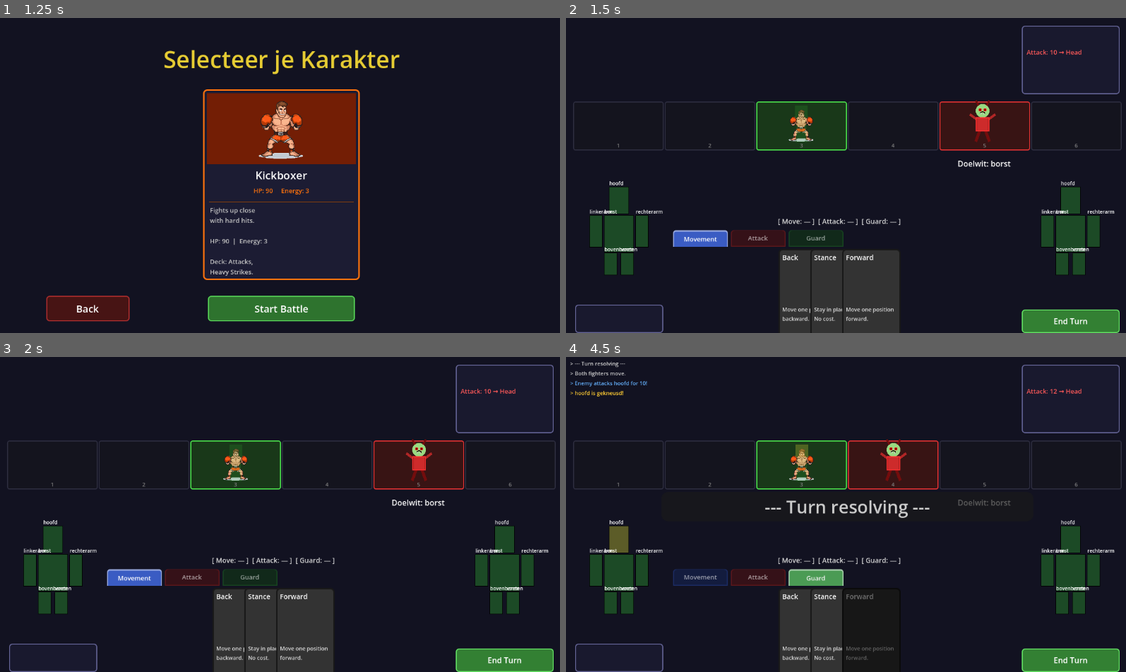
Above: before the commit, frames 1-4 (two rows, left to right).
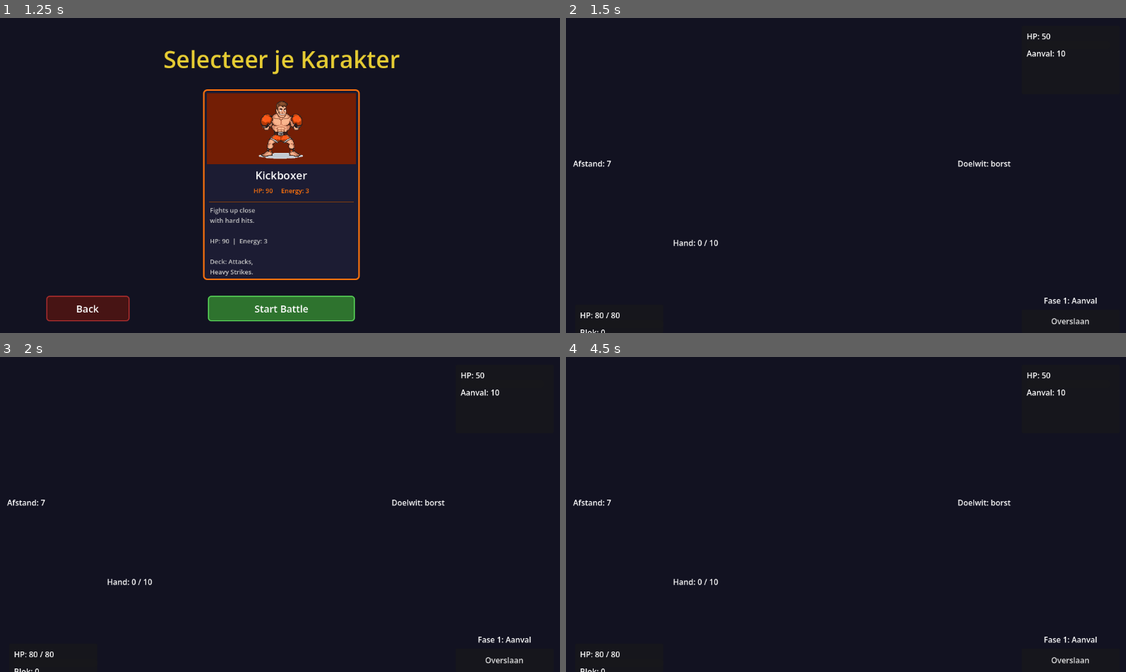
Above: after the commit, the same moments.

Repository: CreinR/SillMemeFightGame
Game: Godot game, scene res://scenes/main_menu.tscn
Same seed, same stepped clock (60 frames per second), same inputs: the game is played once before the commit and once after it.
Inputs (mouse positions are in pixels of both pictures, inside the frame that each line leads up to):
- Up to frame 1 (1.25 s): click "Spelen" at 0.5 s
- Up to frame 2 (1.5 s): click "Start Battle" at 1.25 s
- Up to frame 3 (2 s): no input
- Up to frame 4 (4.5 s): click "End Turn" (after the commit: "Overslaan") at 2 s; click (700, 577) at 2.75 s, where only the run before the commit has a clickable "Movement"; click (756, 577) at 3.5 s, where only the run before the commit has a clickable "Attack"; click (818, 577) at 4.25 s, where only the run before the commit has a clickable "Guard"

Frame 1 is identical in both runs. In frame 2, 18% of the frame differs, in the area x 1-100%, y 2-100%; in frame 3, 18%; in frame 4, 17%.
Error after the commit: Parse Error: Cannot infer the type of "power" variable because the value doesn't have a set type. (res://scripts/battle.gd:635)

Commit message:
Add per-body-part stat system (Durability, Toughness, Power, Speed)
- scripts/character_stats.gd: new Resource holding per-part stats for
  Kickboxer and the default enemy. Scale 0.5–1.5, default 1.0.
  Accessors: get_durability/toughness/power/speed, has_power/speed.

- scripts/body_part.gd: add toughness field; roll_sub_parts() now applies
  base_chance × status_mult × (1 / toughness)

- scripts/player.gd + enemy.gd: add stats var and apply_stats(cs) method
  that scales each part's HP by durability and sets the toughness field.
  BASE_HP constants defined inline. enemy._plan_attack() multiplies
  intent_damage by the attacking limb's power stat.

- scripts/battle.gd: call player.apply_stats(kickboxer()) and
  enemy.apply_stats(enemy_default()) in _ready() before any body-part
  access. _apply_player_limb_penalty() now applies limb Power stat
  (final_dmg = base × status_mult × power). Added _shk_speed_miss()
  helper (base 20% miss / speed) called for Spinning Heel Kick before
  the hit resolves. body_highlight and player_body_highlight setup
  calls now forward the CharacterStats reference.

- scripts/body_highlight.gd + player_body_highlight.gd: setup() accepts
  optional CharacterStats param; passes it to tooltip.queue_show().

- scripts/body_tooltip.gd: queue_show() accepts optional CharacterStats;
  _build() calls _build_stat_bars() (always, including early-return paths).
  _add_stat_row() renders a 5-block ■/□ bar per stat with green/red/gray
  color coding. Added bovenbenen/voeten to PART_DISPLAY. MIN_W bumped
  to 230 to fit stat rows.

- CHARACTERS.md: add Kickboxer and Enemy stat profile tables with computed
  HP and flavor notes.
- COMBAT.md: add Character Stat System section documenting all four stats,
  formulas, application points, and tooltip bar encoding.

https://claude.ai/code/session_01LtFtAHoS1YnuChgf1ogn7h

Diff:
--- a/scripts/battle.gd
+++ b/scripts/battle.gd
@@ -50,12 +50,15 @@
 	$CanvasLayer/BattleUI.add_child(tooltip)
 	tooltip.move_to_front()
 
+	player.apply_stats(CharacterStats.kickboxer())
+	enemy.apply_stats(CharacterStats.enemy_default())
+
 	setup_starter_deck()
 	ui.setup(self)
-	body_highlight.setup(enemy, tooltip)
+	body_highlight.setup(enemy, tooltip, enemy.stats)
 	body_selector.setup(body_highlight)
 	body_selector.part_selected.connect(_on_part_selected)
-	player_body_highlight.setup(player, tooltip)
+	player_body_highlight.setup(player, tooltip, player.stats)
 	player_body_highlight.part_selected.connect(_on_player_part_selected)
 	start_player_turn()
 
@@ -414,6 +417,9 @@
 			if player_attack_card.card_name == "Spinning Heel Kick":
 				player.stagger_turns = 1
 				combat_log.log_attack("Missed the spinning heel kick — you stumble!")
+		elif player_attack_card.card_name == "Spinning Heel Kick" and _shk_speed_miss():
+			player.stagger_turns = 1
+			combat_log.log_attack("The spinning heel kick whiffs — you stumble!")
 		else:
 			player_attack_messages = _build_player_attack()
 			player_hit_enemy = true
@@ -607,24 +613,34 @@
 	var limb_name = ATTACK_LIMB_MAP.get(card.card_name, "")
 	if limb_name == "":
 		return dmg
+
 	var limb = player.body_parts.get(limb_name)
-	if limb == null or limb.status == BodyPart.Status.HEALTHY:
-		return dmg
-	const MULT = {
-		BodyPart.Status.BRUISED:  0.85,
-		BodyPart.Status.BROKEN:   0.6,
-		BodyPart.Status.DISABLED: 0.4,
-	}
-	const STATUS_TEXT = {
-		BodyPart.Status.BRUISED:  "bruised",
-		BodyPart.Status.BROKEN:   "broken",
-		BodyPart.Status.DISABLED: "destroyed",
-	}
-	var mult = MULT.get(limb.status, 1.0)
-	var combo = card.combo_names.get(part, card.card_name)
-	var display = player.LIMB_DISPLAY.get(limb_name, limb_name)
-	combat_log.log_info("Your %s is %s — %s deals reduced damage." % [display, STATUS_TEXT.get(limb.status, ""), combo])
-	return int(dmg * mult)
+	var status_mult := 1.0
+	if limb != null and limb.status != BodyPart.Status.HEALTHY:
+		const MULT = {
+			BodyPart.Status.BRUISED:  0.85,
+			BodyPart.Status.BROKEN:   0.6,
+			BodyPart.Status.DISABLED: 0.4,
+		}
+		const STATUS_TEXT = {
+			BodyPart.Status.BRUISED:  "bruised",
+			BodyPart.Status.BROKEN:   "broken",
+			BodyPart.Status.DISABLED: "destroyed",
+		}
+		status_mult = MULT.get(limb.status, 1.0)
+		var combo = card.combo_names.get(part, card.card_name)
+		var display = player.LIMB_DISPLAY.get(limb_name, limb_name)
+		combat_log.log_info("Your %s is %s — %s deals reduced damage." % [display, STATUS_TEXT.get(limb.status, ""), combo])
+
+	var power := player.stats.get_power(limb_name) if player.stats != null else 1.0
+	return int(dmg * status_mult * power)
+
+const SHK_BASE_MISS := 0.2
+
+func _shk_speed_miss() -> bool:
+	var limb_name = ATTACK_LIMB_MAP.get("Spinning Heel Kick", "voeten")
+	var speed := player.stats.get_speed(limb_name) if player.stats != null else 1.0
+	return randf() < SHK_BASE_MISS / maxf(speed, 0.01)
 
 func _apply_player_guard():
 	if player_guard_card == null:
--- a/scripts/body_highlight.gd
+++ b/scripts/body_highlight.gd
@@ -21,11 +21,13 @@
 var enemy_ref: Enemy = null
 var valid_parts: Array = []
 var _tooltip = null
+var _stats: CharacterStats = null
 var _hovered_part: String = ""
 
-func setup(enemy: Enemy, tooltip = null):
+func setup(enemy: Enemy, tooltip = null, stats: CharacterStats = null):
 	enemy_ref = enemy
 	_tooltip  = tooltip
+	_stats    = stats
 	queue_redraw()
 
 func _has_damaged_fatal_organ(part_name: String) -> bool:
@@ -72,7 +74,7 @@
 	elif enemy_ref != null and enemy_ref.body_parts.has(hit):
 		var bp   = enemy_ref.body_parts[hit]
 		var rect = parts[hit]["rect"]
-		_tooltip.queue_show(hit, bp, Rect2(to_global(rect.position), rect.size), "left")
+		_tooltip.queue_show(hit, bp, Rect2(to_global(rect.position), rect.size), "left", _stats)
 
 func _draw():
 	if enemy_ref == null:
--- a/scripts/body_part.gd
+++ b/scripts/body_part.gd
@@ -8,6 +8,7 @@
 @export var max_hp: int = 20
 @export var status: Status = Status.HEALTHY
 @export var damage_modifier: float = 1.0
+@export var toughness: float = 1.0  # from CharacterStats; scales sub-part roll chances
 
 # Each entry: {name, hp, base_chance, effect, log_msg}
 var sub_parts: Array = []
@@ -55,7 +56,7 @@
 	for sub in sub_parts:
 		if sub["hp"] <= 0:
 			continue
-		if randf() < sub["base_chance"] * multiplier:
+		if randf() < sub["base_chance"] * multiplier * (1.0 / maxf(toughness, 0.01)):
 			sub["hp"] -= 1
 			var is_fatal = sub["hp"] <= 0
 			var stage_msgs = sub.get("stage_msgs", [])
--- a/scripts/body_tooltip.gd
+++ b/scripts/body_tooltip.gd
@@ -8,7 +8,7 @@
 const DIM_COLOR    := Color(0.55, 0.55, 0.55, 1.0)
 const FONT_SIZE    := 11
 const HEADER_SIZE  := 12
-const MIN_W        := 210.0
+const MIN_W        := 230.0
 
 const ICONS := {
 	"heart": "❤", "brain": "🧠", "spine": "🦴",
@@ -21,9 +21,10 @@
 	"elbow": "Elbow", "wrist": "Wrist", "kneecap": "Kneecap", "thigh": "Thigh",
 }
 const PART_DISPLAY := {
-	"hoofd": "Head",      "borst": "Chest",
-	"linkerarm": "Left Arm", "rechterarm": "Right Arm",
-	"linkerbeen": "Left Leg", "rechterbeen": "Right Leg",
+	"hoofd": "Head",           "borst": "Chest",
+	"linkerarm": "Left Arm",   "rechterarm": "Right Arm",
+	"bovenbenen": "Upper Legs", "voeten": "Feet",
+	"linkerbeen": "Left Leg",  "rechterbeen": "Right Leg",
 }
 const STATUS_LABELS := ["HEALTHY", "BRUISED", "BROKEN", "DISABLED"]
 const FATAL_EFFECTS := ["heart", "brain", "spine"]
@@ -32,11 +33,12 @@
 var _panel:  PanelContainer = null
 var _vbox:   VBoxContainer  = null
 
-var _pending_part: String   = ""
-var _pending_bp:   BodyPart = null
-var _pending_rect: Rect2    = Rect2()
-var _pending_side: String   = "left"
-var _active: bool           = false
+var _pending_part:  String         = ""
+var _pending_bp:    BodyPart       = null
+var _pending_rect:  Rect2          = Rect2()
+var _pending_side:  String         = "left"
+var _pending_stats: CharacterStats = null
+var _active: bool                  = false
 
 func _ready():
 	visible = false
@@ -69,11 +71,12 @@
 	_vbox.add_theme_constant_override("separation", 2)
 	_panel.add_child(_vbox)
 
-func queue_show(part_name: String, bp: BodyPart, screen_rect: Rect2, side: String):
-	_pending_part = part_name
-	_pending_bp   = bp
-	_pending_rect = screen_rect
-	_pending_side = side
+func queue_show(part_name: String, bp: BodyPart, screen_rect: Rect2, side: String, cs: CharacterStats = null):
+	_pending_part  = part_name
+	_pending_bp    = bp
+	_pending_rect  = screen_rect
+	_pending_side  = side
+	_pending_stats = cs
 	_active = true
 	_timer.start()
 
@@ -107,6 +110,7 @@
 
 	if _pending_bp.sub_parts.is_empty():
 		_add_label("No injuries detected", DIM_COLOR, FONT_SIZE)
+		_build_stat_bars()
 		return
 
 	var any_damaged = false
@@ -117,6 +121,7 @@
 
 	if not any_damaged:
 		_add_label("No injuries detected", DIM_COLOR, FONT_SIZE)
+		_build_stat_bars()
 		return
 
 	var fatal_subs: Array = []
@@ -130,6 +135,19 @@
 	for sub in (fatal_subs + other_subs):
 		var entry = _sub_entry(sub)
 		_add_label(entry["text"], entry["color"], FONT_SIZE)
+
+	_build_stat_bars()
+
+func _build_stat_bars() -> void:
+	if _pending_stats == null:
+		return
+	_add_sep()
+	_add_stat_row("Durability", _pending_stats.get_durability(_pending_part))
+	_add_stat_row("Toughness",  _pending_stats.get_toughness(_pending_part))
+	if _pending_stats.has_power(_pending_part):
+		_add_stat_row("Power", _pending_stats.get_power(_pending_part))
+	if _pending_stats.has_speed(_pending_part):
+		_add_stat_row("Speed", _pending_stats.get_speed(_pending_part))
 
 func _sub_entry(sub: Dictionary) -> Dictionary:
 	var effect  = sub["effect"]
@@ -181,6 +199,47 @@
 	sep.add_theme_stylebox_override("separator", style)
 	_vbox.add_child(sep)
 
+func _add_stat_row(stat_name: String, value: float) -> void:
+	const THRESHOLDS := [0.5, 0.7, 0.9, 1.1, 1.3]
+	var bar := ""
+	for t in THRESHOLDS:
+		bar += "■" if value >= t else "□"
+
+	var color: Color
+	if value > 1.05:
+		color = Color(0.3, 0.9, 0.3)
+	elif value < 0.95:
+		color = Color(1.0, 0.45, 0.45)
+	else:
+		color = DIM_COLOR
+
+	var hbox = HBoxContainer.new()
+	hbox.mouse_filter = MOUSE_FILTER_IGNORE
+	hbox.add_theme_constant_override("separation", 4)
+	_vbox.add_child(hbox)
+
+	var name_lbl = Label.new()
+	name_lbl.text = stat_name
+	name_lbl.add_theme_font_size_override("font_size", FONT_SIZE)
+	name_lbl.add_theme_color_override("font_color", DIM_COLOR)
+	name_lbl.mouse_filter = MOUSE_FILTER_IGNORE
+	name_lbl.custom_minimum_size = Vector2(80, 0)
+	hbox.add_child(name_lbl)
+
+	var bar_lbl = Label.new()
+	bar_lbl.text = bar
+	bar_lbl.add_theme_font_size_override("font_size", FONT_SIZE)
+	bar_lbl.add_theme_color_override("font_color", color)
+	bar_lbl.mouse_filter = MOUSE_FILTER_IGNORE
+	hbox.add_child(bar_lbl)
+
+	var val_lbl = Label.new()
+	val_lbl.text = " %.1f" % value
+	val_lbl.add_theme_font_size_override("font_size", FONT_SIZE)
+	val_lbl.add_theme_color_override("font_color", color)
+	val_lbl.mouse_filter = MOUSE_FILTER_IGNORE
+	hbox.add_child(val_lbl)
+
 func _do_position():
 	var sz  = _panel.size
 	if sz.x < 4:
--- /dev/null
+++ b/scripts/character_stats.gd
@@ -0,0 +1,58 @@
+class_name CharacterStats
+extends Resource
+
+# Per-body-part stats. Head/Chest have Durability + Toughness only.
+# Arms/Legs also have Power (outgoing damage) and Speed (SHK miss).
+# All values on a 0.5–1.5 scale; default 1.0.
+var stats: Dictionary = {}
+
+# ---------------------------------------------------------------------------
+# Kickboxer profile
+# ---------------------------------------------------------------------------
+static func kickboxer() -> CharacterStats:
+	var cs = CharacterStats.new()
+	cs.stats = {
+		"hoofd":      {"durability": 0.8, "toughness": 0.7},
+		"borst":      {"durability": 1.2, "toughness": 1.3},
+		"linkerarm":  {"durability": 1.0, "toughness": 1.0, "power": 1.0, "speed": 1.3},
+		"rechterarm": {"durability": 1.0, "toughness": 1.0, "power": 1.2, "speed": 1.0},
+		"bovenbenen": {"durability": 1.2, "toughness": 1.0, "power": 1.0, "speed": 1.1},
+		"voeten":     {"durability": 1.2, "toughness": 1.0, "power": 1.3, "speed": 0.8},
+	}
+	return cs
+
+# ---------------------------------------------------------------------------
+# Default enemy profile
+# ---------------------------------------------------------------------------
+static func enemy_default() -> CharacterStats:
+	var cs = CharacterStats.new()
+	cs.stats = {
+		"hoofd":      {"durability": 1.2, "toughness": 1.1},
+		"borst":      {"durability": 0.8, "toughness": 0.7},
+		"linkerarm":  {"durability": 1.0, "toughness": 1.0, "power": 0.8, "speed": 0.8},
+		"rechterarm": {"durability": 1.0, "toughness": 1.0, "power": 1.3, "speed": 1.1},
+		"bovenbenen": {"durability": 0.8, "toughness": 0.8, "power": 1.0, "speed": 1.2},
+		"voeten":     {"durability": 0.8, "toughness": 0.8, "power": 1.1, "speed": 1.0},
+	}
+	return cs
+
+# ---------------------------------------------------------------------------
+# Accessors — return 1.0 if stat not defined for this part
+# ---------------------------------------------------------------------------
+func get_durability(part: String) -> float:
+	return stats.get(part, {}).get("durability", 1.0)
+
+func get_toughness(part: String) -> float:
+	return stats.get(part, {}).get("toughness", 1.0)
+
+func get_power(part: String) -> float:
+	return stats.get(part, {}).get("power", 1.0)
+
+func get_speed(part: String) -> float:
+	return stats.get(part, {}).get("speed", 1.0)
+
+func has_power(part: String) -> bool:
+	return stats.get(part, {}).has("power")
+
+func has_speed(part: String) -> bool:
+	return stats.get(part, {}).has("speed")
--- a/scripts/enemy.gd
+++ b/scripts/enemy.gd
@@ -23,6 +23,7 @@
 var wrist_miss: bool = false     # wrist: 50% miss on next attack
 var elbow_debuff: int = 0        # elbow: damage reduction on next attack
 var stagger_turns: int = 0       # can't use movement next turn (Spinning Heel miss)
+var stats: CharacterStats = null
 
 # Full new attack roster (used by enemy AI)
 const ATTACK_ROSTER = [
@@ -153,6 +154,20 @@
 			 "log_msg": "Zijn pols wiebelt gevaarlijk. Mikken wordt lastig."},
 		])
 
+const BASE_HP := {
+	"hoofd": 15, "borst": 30,
+	"linkerarm": 20, "rechterarm": 20,
+	"bovenbenen": 20, "voeten": 20,
+}
+
+func apply_stats(cs: CharacterStats) -> void:
+	stats = cs
+	for pname in body_parts:
+		var new_hp := maxi(1, roundi(BASE_HP.get(pname, 20) * cs.get_durability(pname)))
+		body_parts[pname].hp       = new_hp
+		body_parts[pname].max_hp   = new_hp
+		body_parts[pname].toughness = cs.get_toughness(pname)
+
 func _add_subs(part_name: String, subs: Array):
 	var part = body_parts.get(part_name)
 	if part == null:
@@ -241,6 +256,9 @@
 
 	if lung_debuff_turns > 0:
 		dmg = max(0, dmg - lung_debuff_value)
+
+	if stats != null:
+		dmg = int(dmg * stats.get_power(intent_attack_limb))
 
 	intent_damage = dmg
 
--- a/scripts/player.gd
+++ b/scripts/player.gd
@@ -14,6 +14,7 @@
 var has_defended: bool = false
 var has_attacked: bool = false
 var double_chip_damage: bool = false
+var stats: CharacterStats = null
 
 # Sub-part effect state
 var jaw_skip_attack: int = 0      # skip attack phase for N turns
@@ -108,6 +109,20 @@
 			 "log_msg": "Your wrist wobbles dangerously. Aiming is a suggestion."},
 		])
 
+const BASE_HP := {
+	"hoofd": 15, "borst": 30,
+	"linkerarm": 20, "rechterarm": 20,
+	"bovenbenen": 20, "voeten": 20,
+}
+
+func apply_stats(cs: CharacterStats) -> void:
+	stats = cs
+	for pname in body_parts:
+		var new_hp := maxi(1, roundi(BASE_HP.get(pname, 20) * cs.get_durability(pname)))
+		body_parts[pname].hp       = new_hp
+		body_parts[pname].max_hp   = new_hp
+		body_parts[pname].toughness = cs.get_toughness(pname)
+
 func _add_subs(part_name: String, subs: Array):
 	var part = body_parts.get(part_name)
 	if part == null:
--- a/scripts/player_body_highlight.gd
+++ b/scripts/player_body_highlight.gd
@@ -23,11 +23,13 @@
 var player_ref: Player = null
 var valid_parts: Array = []
 var _tooltip = null
+var _stats: CharacterStats = null
 var _hovered_part: String = ""
 
-func setup(player: Player, tooltip = null):
+func setup(player: Player, tooltip = null, stats: CharacterStats = null):
 	player_ref = player
 	_tooltip   = tooltip
+	_stats     = stats
 	queue_redraw()
 
 func _has_damaged_fatal_organ(part_name: String) -> bool:
@@ -72,7 +74,7 @@
 			elif player_ref != null and player_ref.body_parts.has(hit):
 				var bp   = player_ref.body_parts[hit]
 				var rect = parts[hit]["rect"]
-				_tooltip.queue_show(hit, bp, Rect2(to_global(rect.position), rect.size), "right")
+				_tooltip.queue_show(hit, bp, Rect2(to_global(rect.position), rect.size), "right", _stats)
 
 	if valid_parts.is_empty():
 		return
Not shown, changed: CHARACTERS.md
Not shown, changed: COMBAT.md
